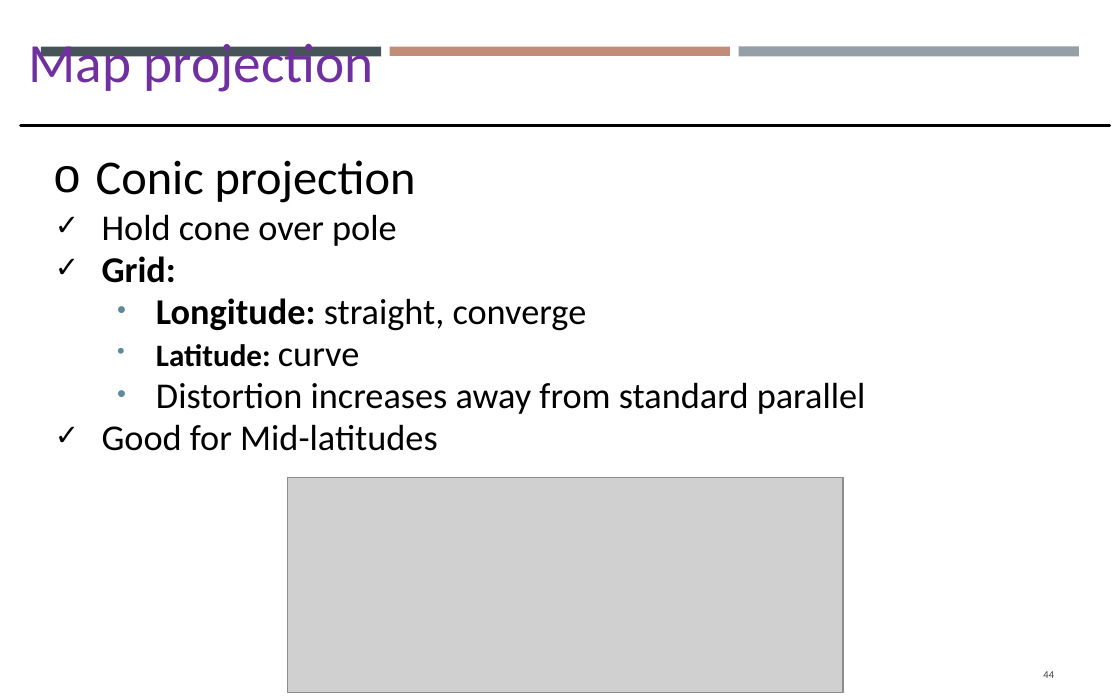
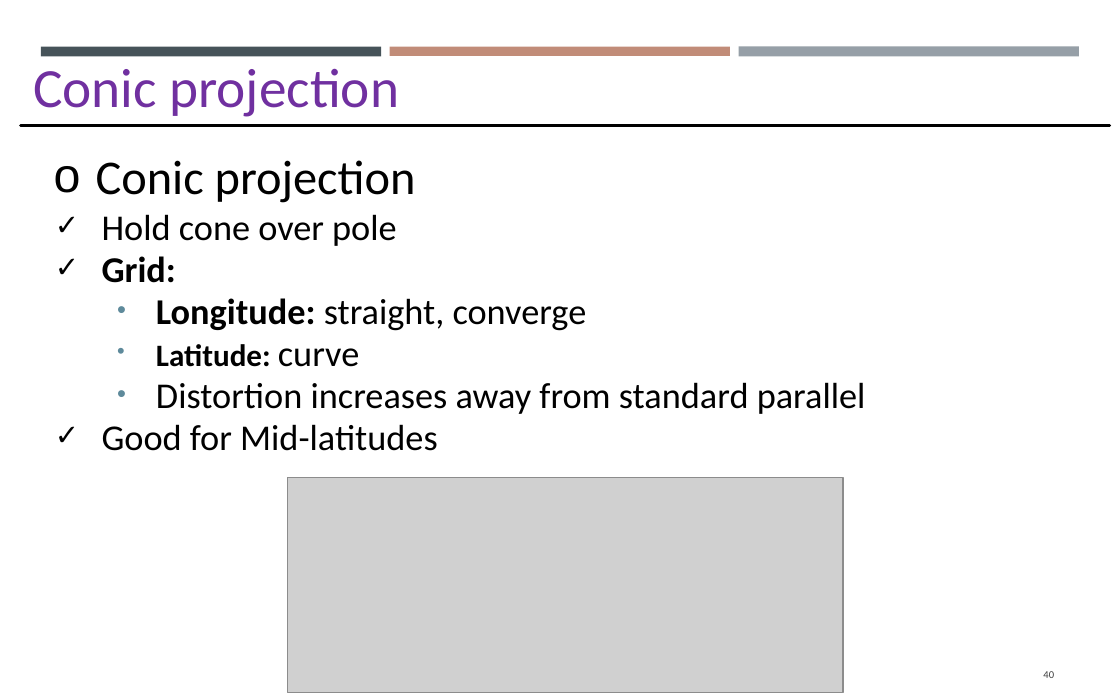
Before and after one commit to gisynw/GIS_I, a slide deck: slide 40 of docs/Lectures/Week03/Lecture02_GEOG2475_Datum.pptx (slide 44 before the commit). Drawn at 1120x700 pixels with LibreOffice and Linux fonts; fonts in the diff are those of the drawing; grey boxes stand for pictures. Boxes give left, top, right and bottom in pixels: in the first picture for what was removed or moved away, otherwise in the second. Text is boxed around its words. In the diff, an @@ line names an element or a change of style, - is before the commit and + after.

```diff
--- a/docs/Lectures/Week03/Lecture02_GEOG2475_Datum.pptx
+++ b/docs/Lectures/Week03/Lecture02_GEOG2475_Datum.pptx
@@ text at bbox=[33, 68, 399, 117]: text changed @@
-Map projection
+Conic projection
@@ page number at bbox=[1043, 671, 1054, 678]: text changed @@
-44
+40
```
Also in this commit, not shown: 35 other slides changed, 8 slides added, 16 slides removed, 3 other files.
